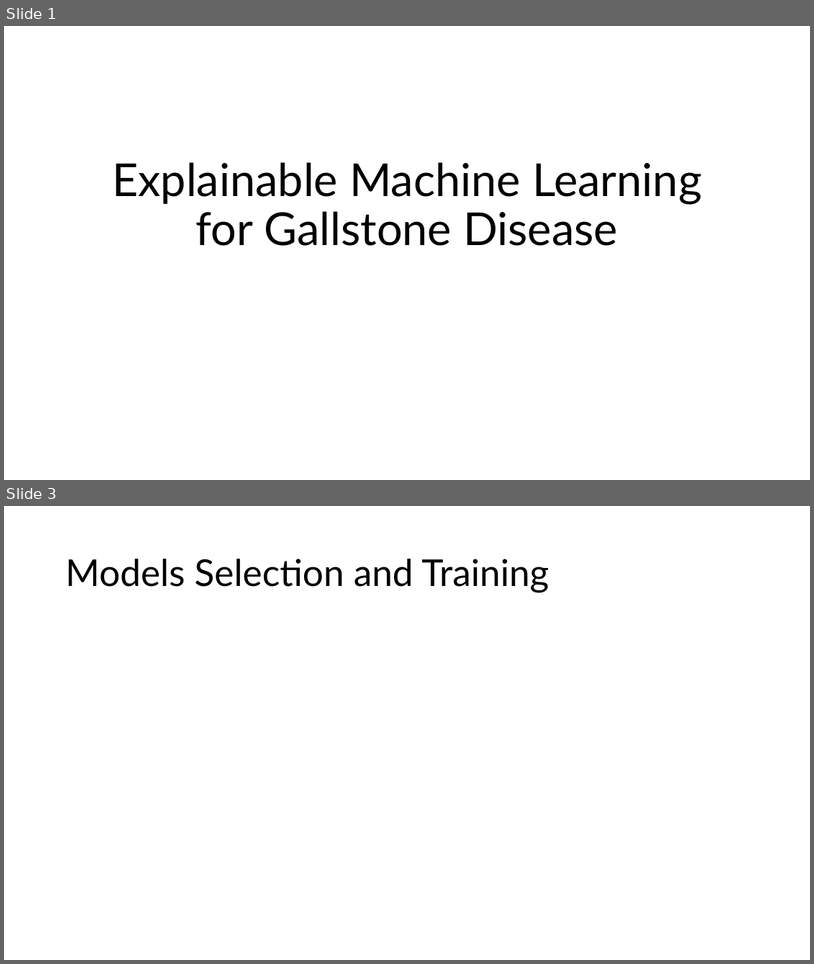
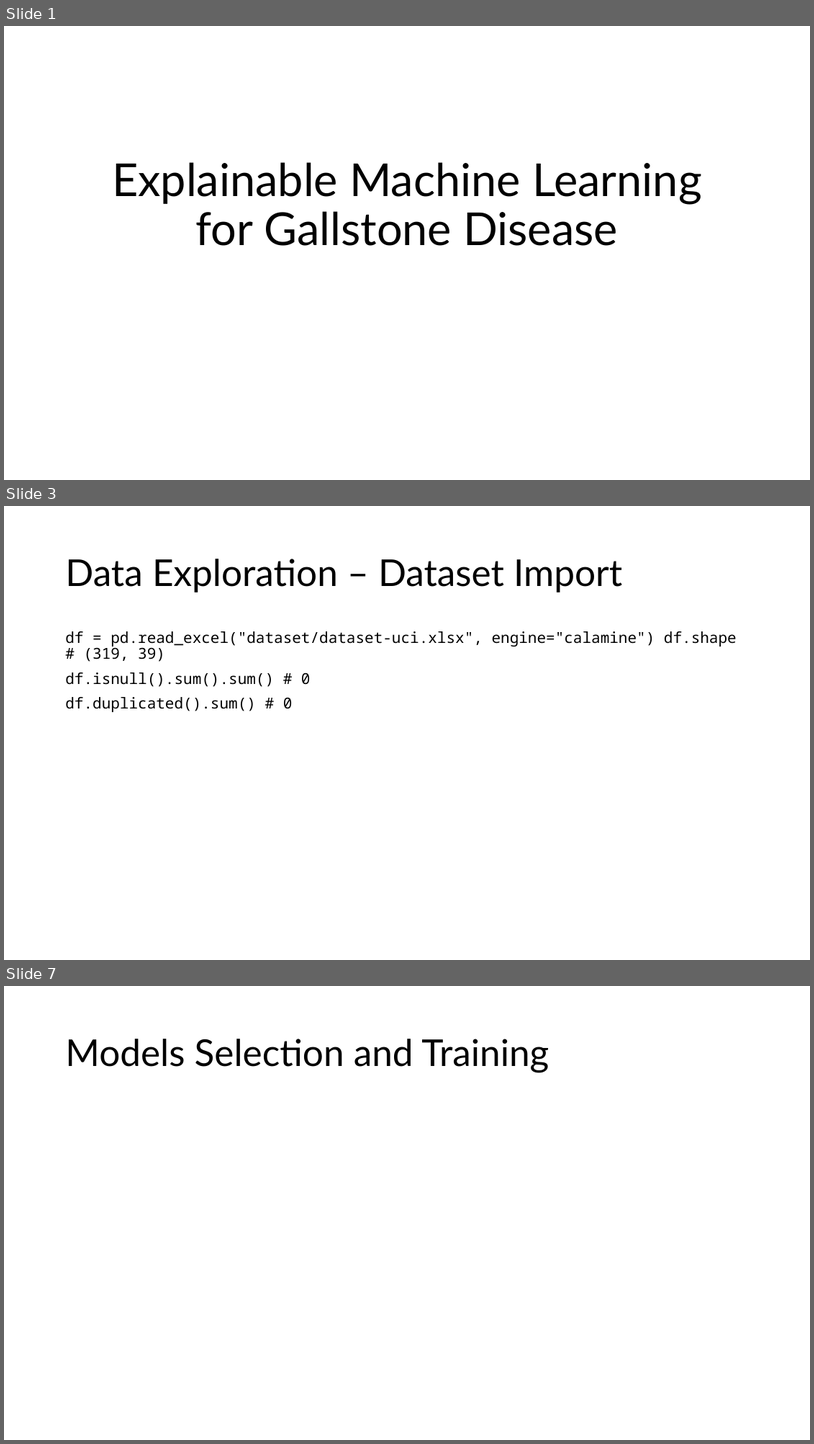
Before and after one commit to MatteoSoldini/DAT540_project, a slide deck: presentation.pptx. Shown one above the other, each under a label of ours: slides 1 and 3 before the commit, slides 1, 3 and 7 after it; the slides between them are not shown. The pictures are 814x964 and 814x1444 pixels, drawn with LibreOffice and Linux fonts; fonts in the diff are those of the drawing. Boxes give left, top, right and bottom in pixels: in the first picture for what was removed or moved away, otherwise in the second. Text is boxed around its words. In the diff, an @@ line names an element or a change of style, - is before the commit and + after.

```diff
--- a/presentation.pptx
+++ b/presentation.pptx
@@ slide 3 added at <box>4,506,810,960</box>, background #FFFFFF @@
@@ title added at <box>65,559,622,592</box>, 44 pt, text #000000 @@
+Data Exploration – Dataset Import
@@ text added at <box>65,631,737,712</box>, 18 pt, text #000000 @@
+df = pd.read_excel("dataset/dataset-uci.xlsx", engine="calamine") df.shape # (319, 39)
+df.isnull().sum().sum() # 0
+df.duplicated().sum() # 0
@@ what was slide 3 is now slide 7 @@
```
Also in this commit, not shown: 1 slide changed, 3 other slides added, 1 other file.
